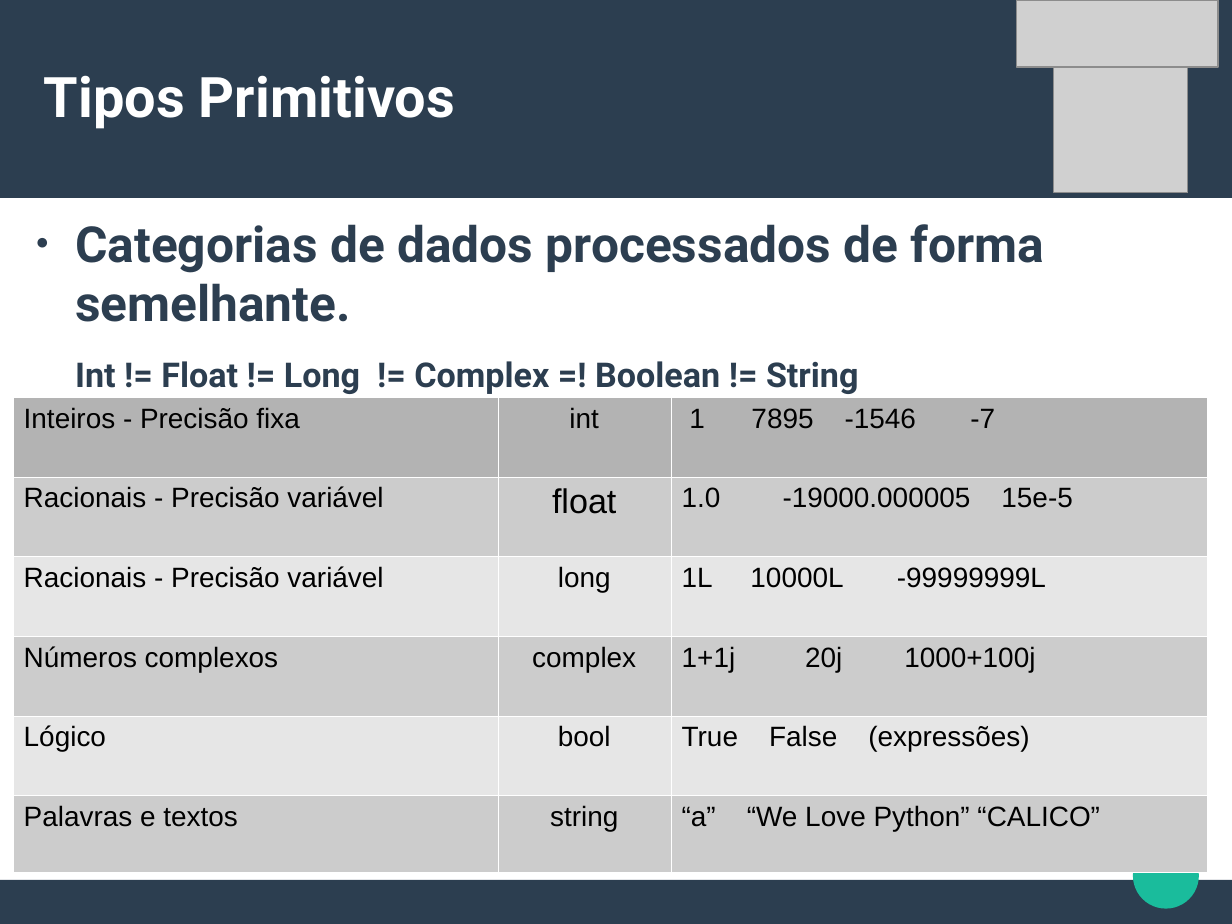
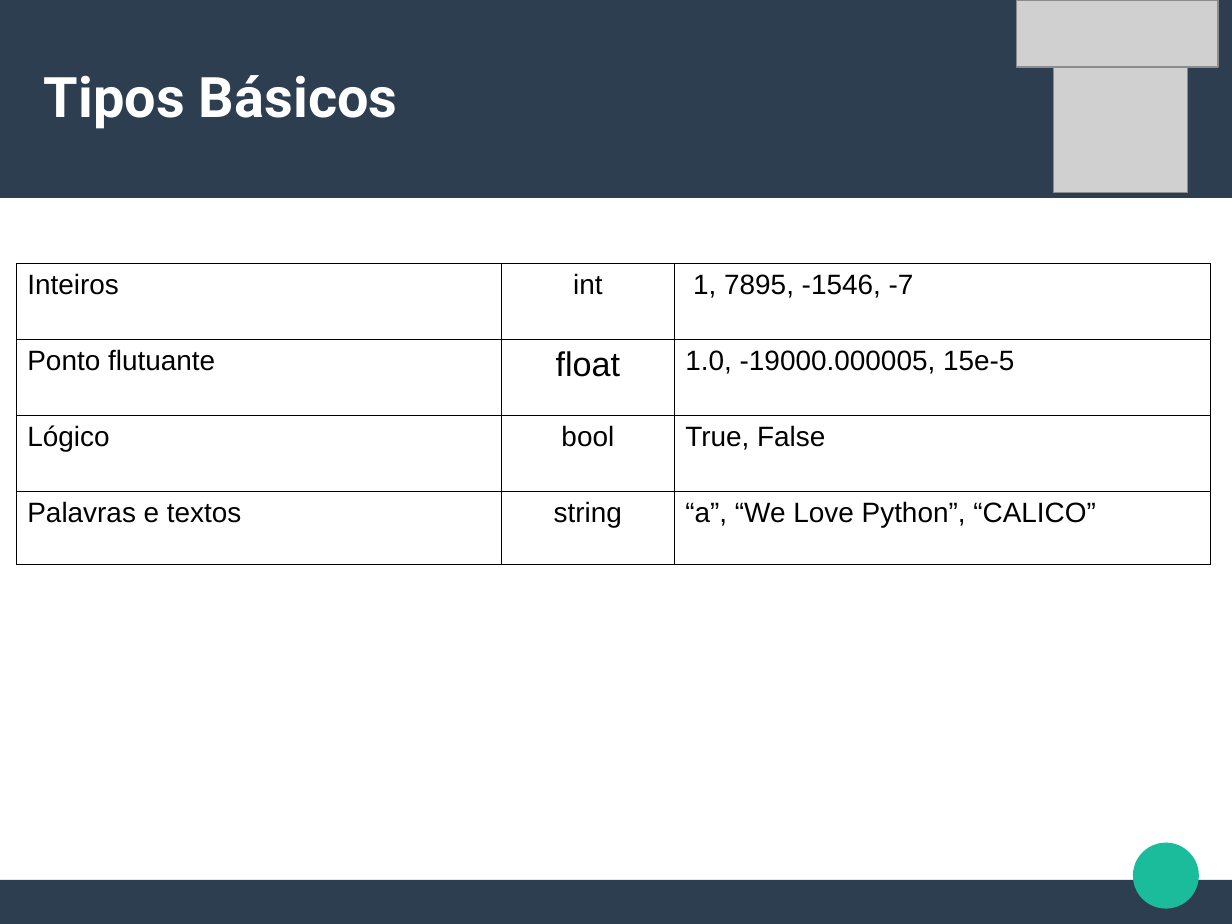
Before and after one commit to CalicoUFSC/minicurso-python, a slide deck: slide 8 of Aula1/Aula1.odp (slide 6 before the commit). Drawn at 1232x924 pixels with LibreOffice and Linux fonts; fonts in the diff are those of the drawing; grey boxes stand for pictures. Boxes give left, top, right and bottom in pixels: in the first picture for what was removed or moved away, otherwise in the second. Text is boxed around its words. In the diff, an @@ line names an element or a change of style, - is before the commit and + after.

```diff
--- a/Aula1/Aula1.odp
+++ b/Aula1/Aula1.odp
@@ title at (x1=44, y1=75, x2=398, y2=129): text changed @@
-Tipos Primitivos
+Tipos Básicos
@@ text removed at (x1=75, y1=224, x2=1045, y2=394) @@
-● Categorias de dados processados de forma semelhante.
-Int != Float != Long != Complex =! Boolean != String
@@ table at (x1=17, y1=264, x2=1212, y2=565) @@
-row 1: Inteiros - Precisão fixa | int | 1 7895 -1546 -7
-row 2: Racionais - Precisão variável | float | 1.0 -19000.000005 15e-5
-row 3: Racionais - Precisão variável | long | 1L 10000L -99999999L
-row 4: Números complexos | complex | 1+1j 20j 1000+100j
-row 5: Lógico | bool | True False (expressões)
-row 6: Palavras e textos | string | “a” “We Love Python” “CALICO”
+row 1: Inteiros | int | 1, 7895, -1546, -7
+row 2: Ponto flutuante | float | 1.0, -19000.000005, 15e-5
+row 3: Lógico | bool | True, False
+row 4: Palavras e textos | string | “a”, “We Love Python”, “CALICO”
@@ table resized from (x1=12, y1=397, x2=1207, y2=872) to (x1=17, y1=264, x2=1212, y2=565) @@
```
Also in this commit, not shown: 5 other slides changed, 7 slides added, 3 slides removed, 7 other files.
